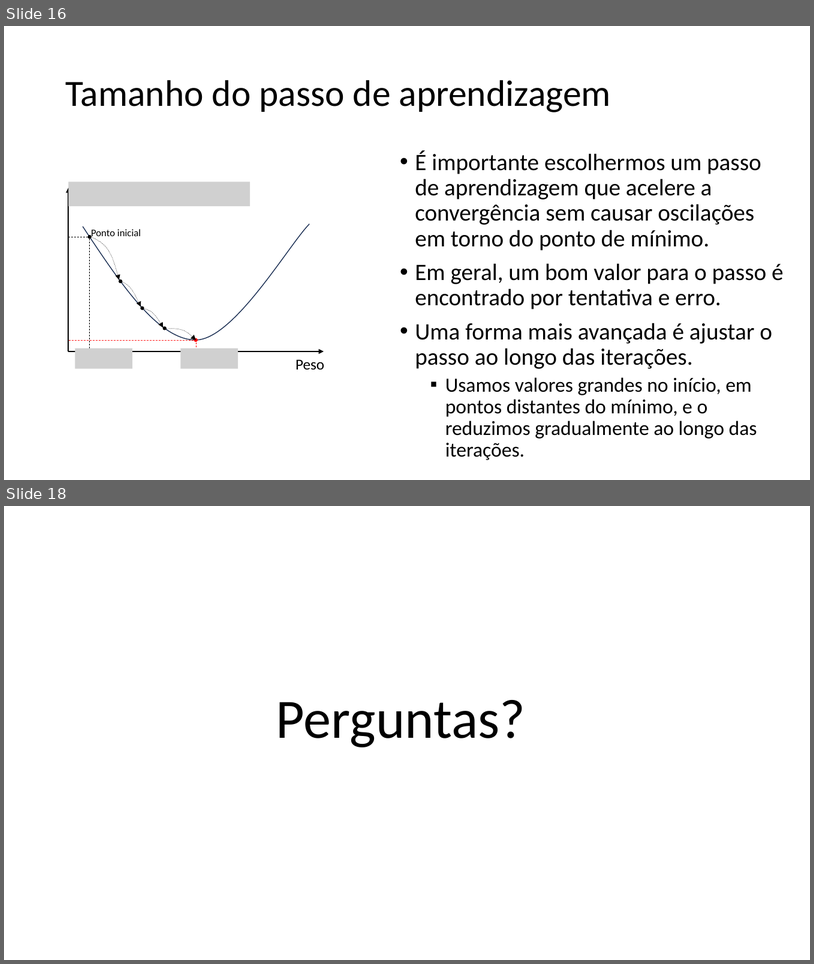
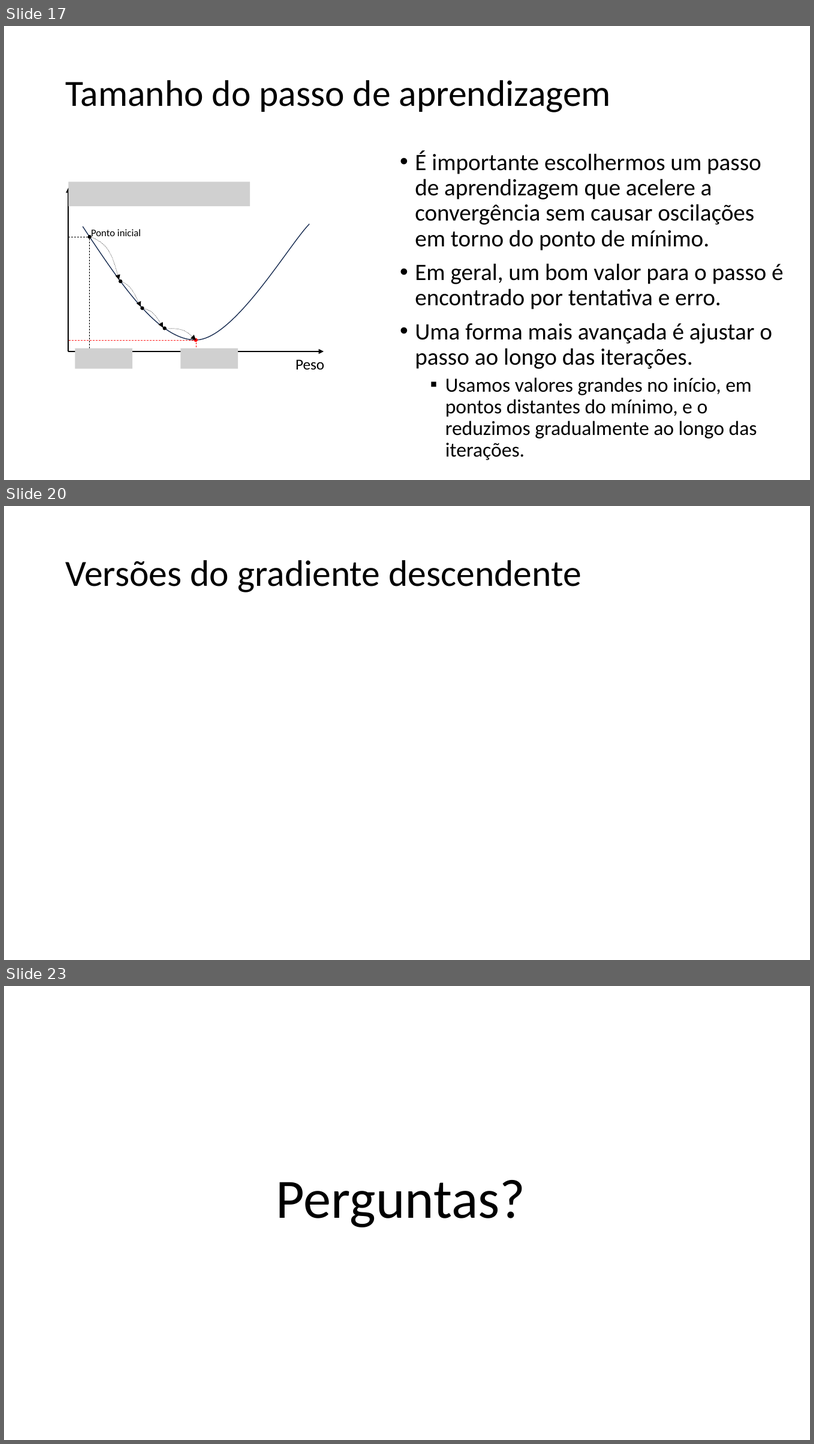
Before and after one commit to zz4fap/tp557-iot-ml, a slide deck: slides/TP557_6_Minimizando_o_erro.pptx. Shown one above the other, each under a label of ours: slides 16 and 18 before the commit, slides 17, 20 and 23 after it; the slides between them are not shown. The pictures are 814x964 and 814x1444 pixels, drawn with LibreOffice and Linux fonts; fonts in the diff are those of the drawing; grey boxes stand for pictures. Boxes give left, top, right and bottom in pixels: in the first picture for what was removed or moved away, otherwise in the second. Text is boxed around its words. In the diff, an @@ line names an element or a change of style, - is before the commit and + after.

```diff
--- a/slides/TP557_6_Minimizando_o_erro.pptx
+++ b/slides/TP557_6_Minimizando_o_erro.pptx
@@ slide 20 added at <box>4,506,810,960</box>, background #FFFFFF @@
@@ title added at <box>65,560,581,592</box>, 44 pt, text #000000 @@
+Versões do gradiente descendente
@@ what was slide 16 is now slide 17 @@
@@ what was slide 18 is now slide 23 @@
```
Also in this commit, not shown: 5 slides changed, 4 other slides added.
